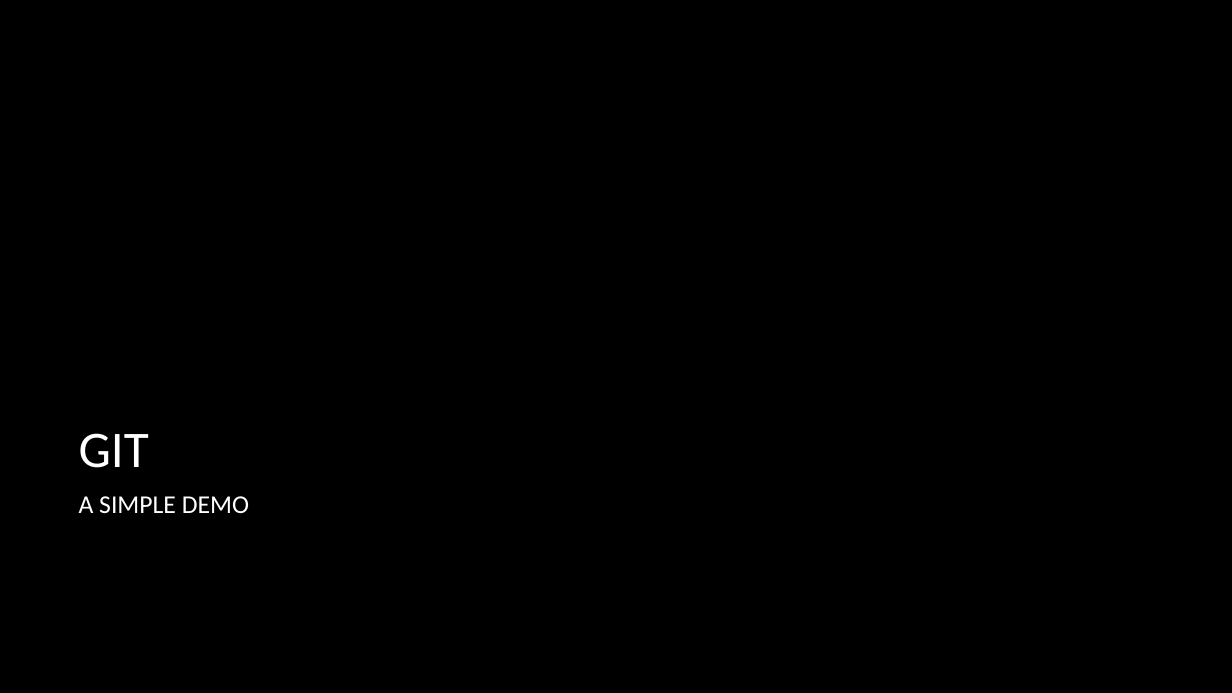
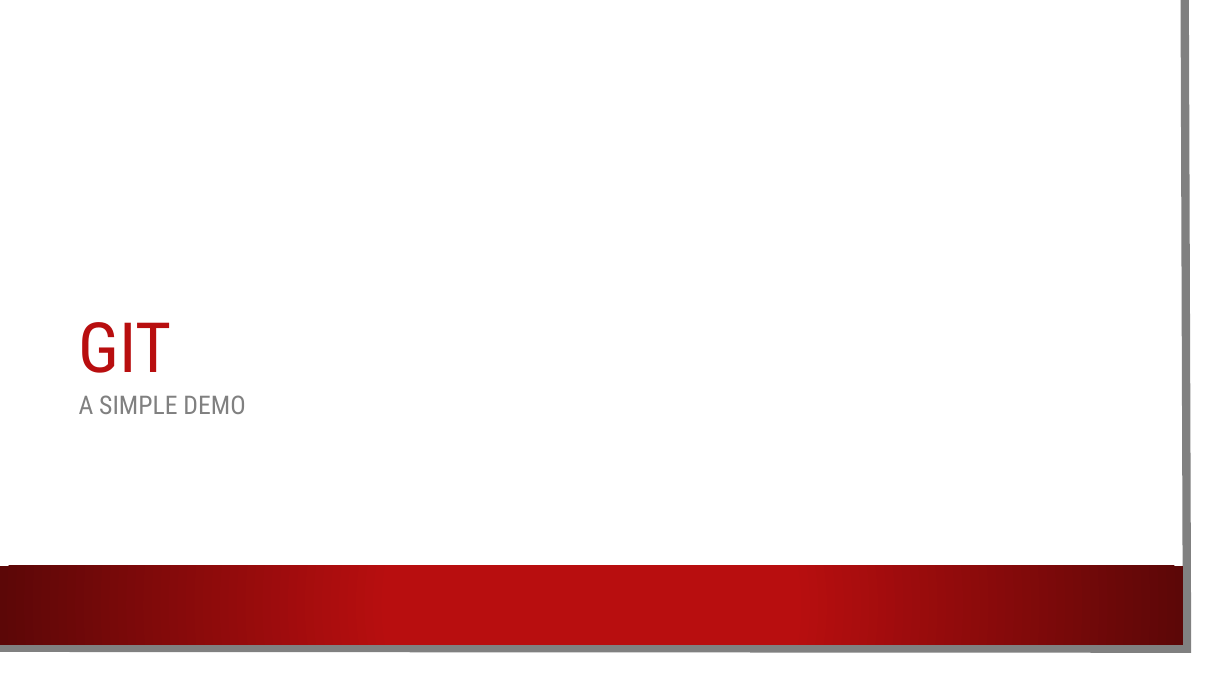
Before and after one commit to 7dimiforster7/ccbs, a slide deck: slide 6 of Traveling trhough time with git.pptx. Drawn at 1232x693 pixels with LibreOffice and Linux fonts; fonts in the diff are those of the drawing; background and template pictures are left out. Boxes give left, top, right and bottom in pixels: in the first picture for what was removed or moved away, otherwise in the second. Text is boxed around its words. In the diff, an @@ line names an element or a change of style, - is before the commit and + after.

```diff
--- a/Traveling trhough time with git.pptx
+++ b/Traveling trhough time with git.pptx
@@ rectangle added at <box>0,0,1211,672</box>, fill #FFFFFF @@
@@ freeform shape added at <box>0,0,1188,649</box>, outline #808080 6.5 pt @@
@@ title "GIT": place and size @@
-title "GIT" at <box>79,433,149,468</box>
+title "GIT" at <box>79,322,172,373</box>
@@ title "GIT" at <box>79,322,172,373</box>: size 40 to 54 pt, font Calibri to Roboto Condensed, text colour #FFFFFF to #B80E0F; line spacing 1 to 0.9 @@
@@ text "A SIMPLE DEMO": place and size @@
-text "A SIMPLE DEMO" at <box>79,496,249,513</box>
+text "A SIMPLE DEMO" at <box>79,395,245,414</box>
@@ text "A SIMPLE DEMO" at <box>79,395,245,414</box>: font Calibri to Roboto Condensed, text colour #FFFFFF to #808080; line spacing 1 to 1.2 @@
@@ rectangle added at <box>0,566,1183,644</box>, fill gradient #B80E0F to #5C0707 @@
```
Also in this commit, not shown: 6 other slides changed.
